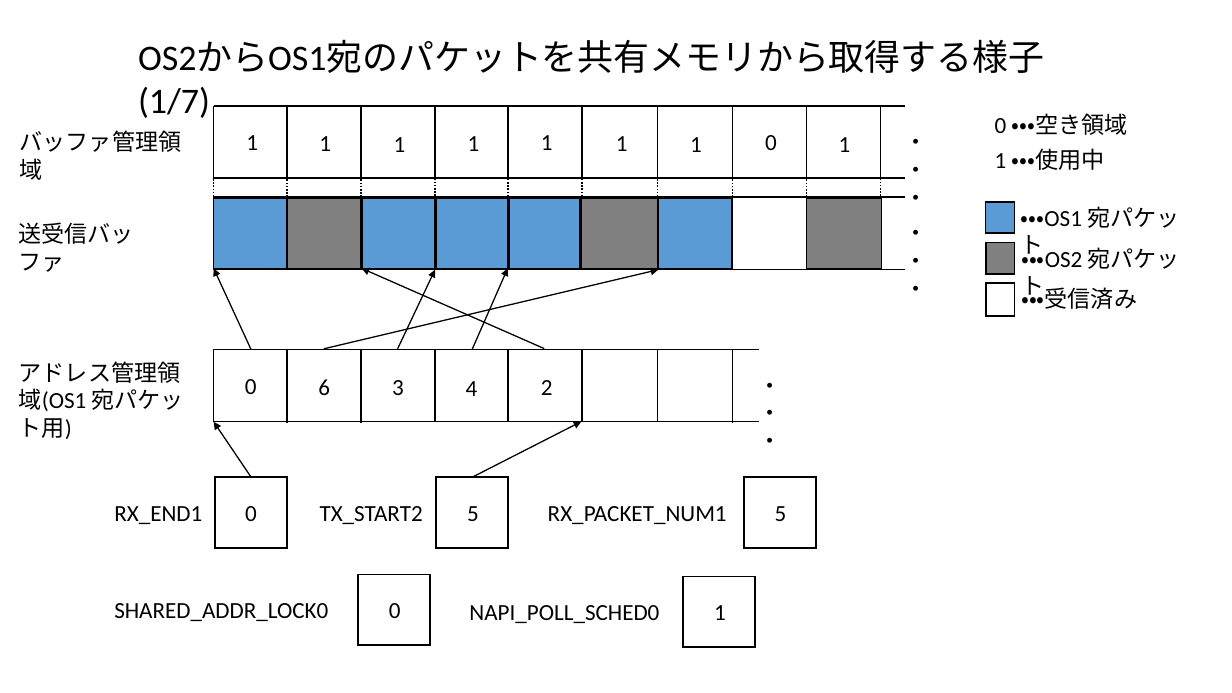
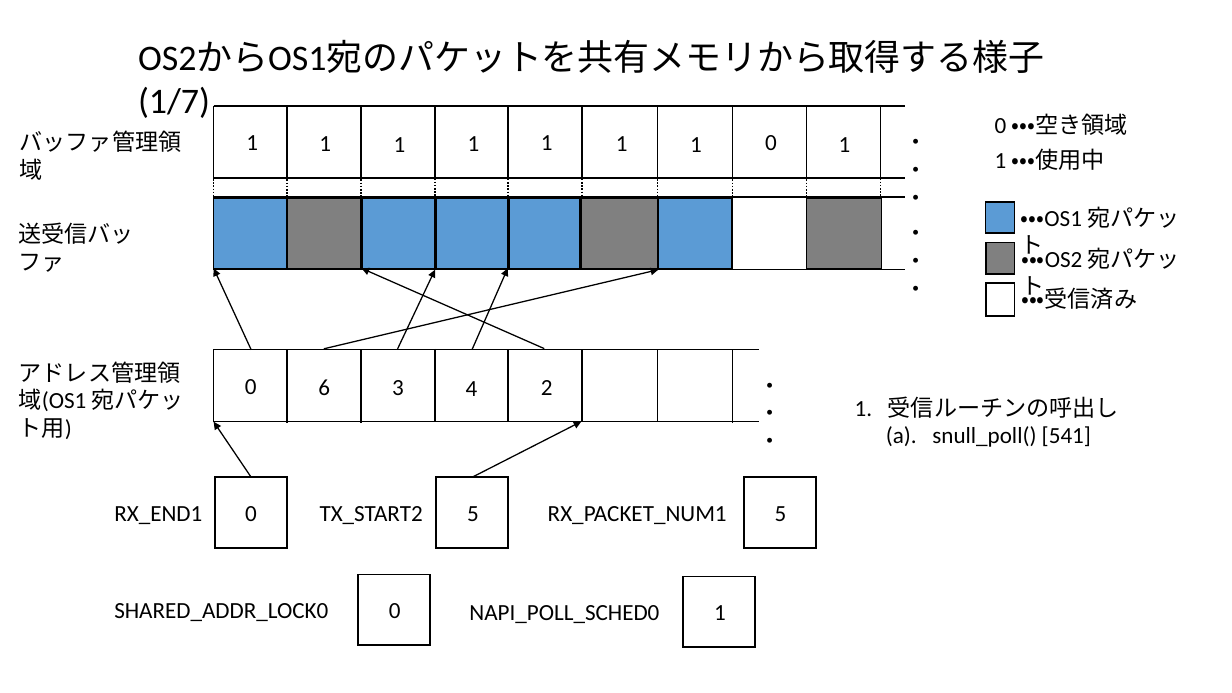
Before and after one commit to yoshida-shu/materials, a slide deck: slide 11 of snull.pptx. Drawn at 1232x693 pixels with LibreOffice and Linux fonts; fonts in the diff are those of the drawing. Boxes give left, top, right and bottom in pixels: in the first picture for what was removed or moved away, otherwise in the second. Text is boxed around its words. In the diff, an @@ line names an element or a change of style, - is before the commit and + after.

```diff
--- a/snull.pptx
+++ b/snull.pptx
@@ text added at [855, 396, 1119, 447], 18 pt, text #000000 @@
+1. 受信ルーチンの呼出し
+(a). snull_poll() [541]
```
Also in this commit, not shown: 15 other slides changed, 1 other file.
